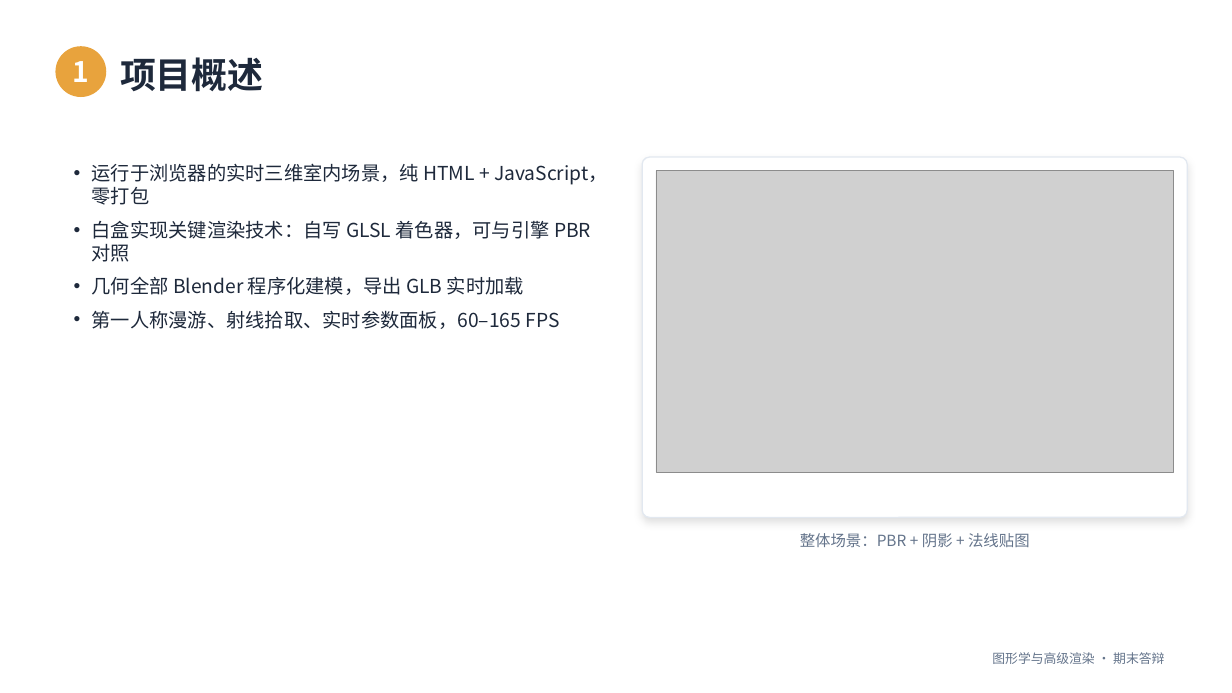
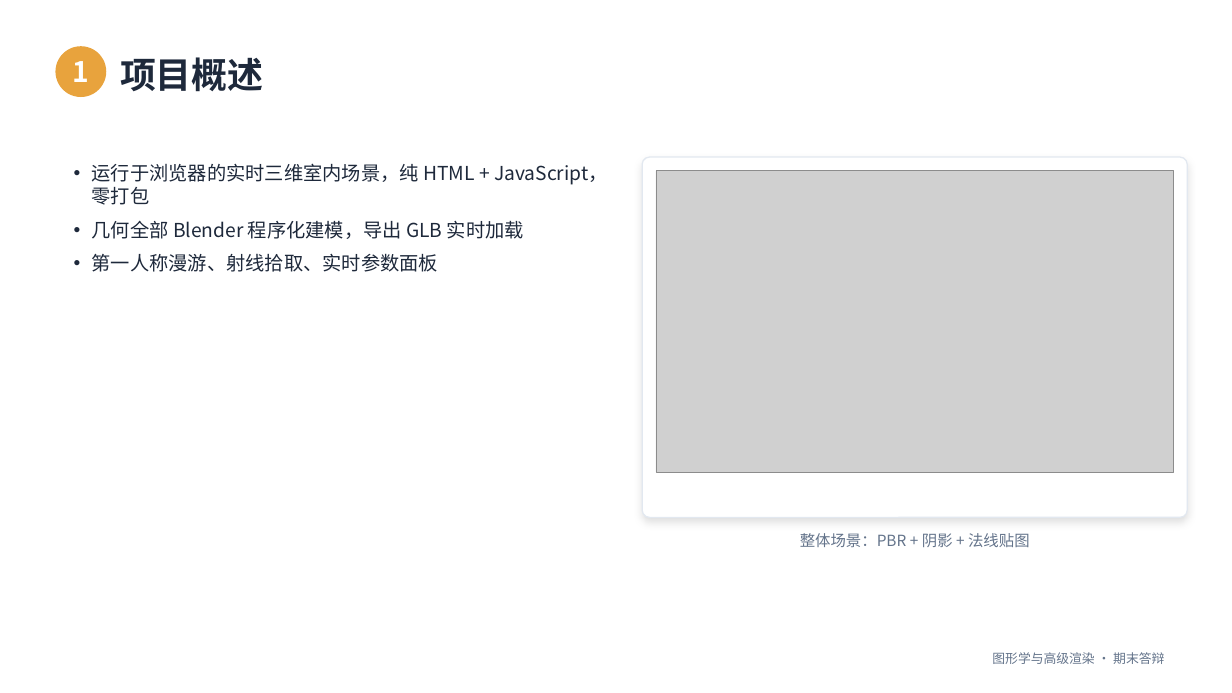
Before and after one commit to SongJiaGang-del/graphics-final, a slide deck: slide 3 of 宋佳刚 赵志国.pptx. Drawn at 1232x693 pixels with LibreOffice and Linux fonts; fonts in the diff are those of the drawing; grey boxes stand for pictures. Boxes give left, top, right and bottom in pixels: in the first picture for what was removed or moved away, otherwise in the second. Text is boxed around its words. In the diff, an @@ line names an element or a change of style, - is before the commit and + after.

```diff
--- a/宋佳刚 赵志国.pptx
+++ b/宋佳刚 赵志国.pptx
@@ text at <box>92,221,591,262</box>: paragraph removed @@
-• 白盒实现关键渲染技术：自写 GLSL 着色器，可与引擎 PBR 对照
@@ text at <box>92,253,438,272</box>: text changed @@
-• 第一人称漫游、射线拾取、实时参数面板，60–165 FPS
+• 第一人称漫游、射线拾取、实时参数面板
```
Also in this commit, not shown: 5 other slides changed.
